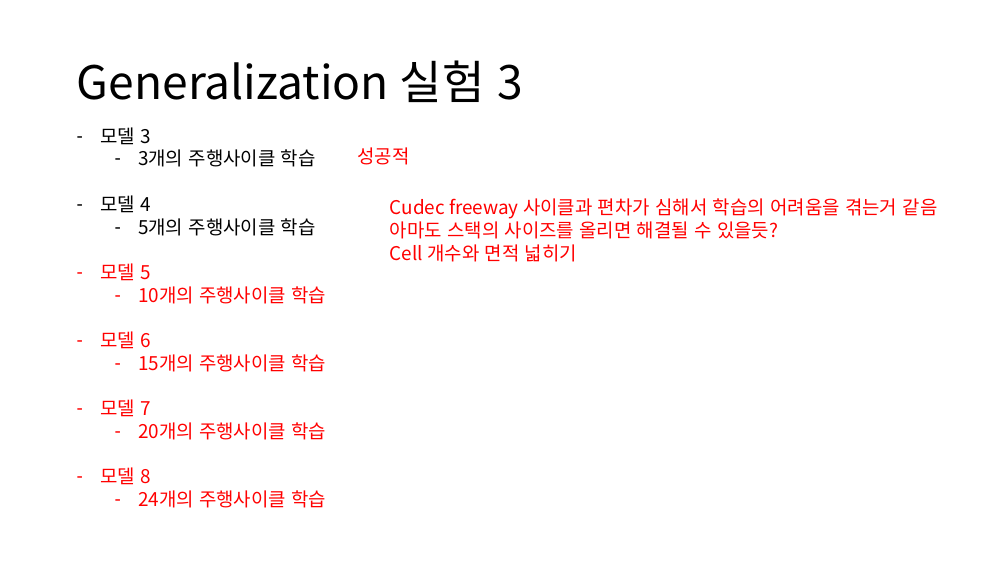
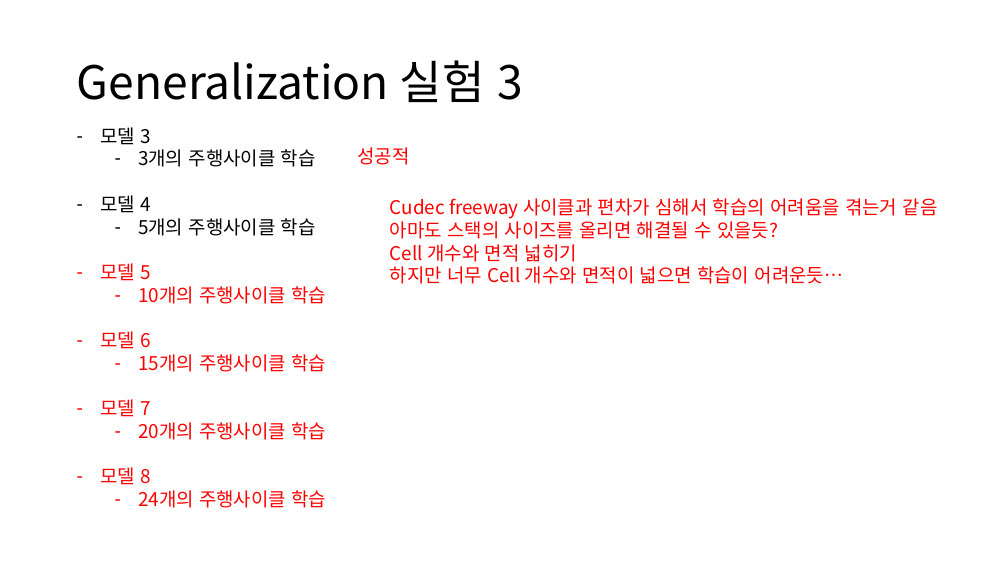
Before and after one commit to zidane89/experiment, a slide deck: slide 47 of 실험정리.pptx. Drawn at 1008x567 pixels with LibreOffice and Linux fonts; fonts in the diff are those of the drawing. Boxes give left, top, right and bottom in pixels: in the first picture for what was removed or moved away, otherwise in the second. Text is boxed around its words. In the diff, an @@ line names an element or a change of style, - is before the commit and + after.

```diff
--- a/실험정리.pptx
+++ b/실험정리.pptx
@@ text at [390,266,843,284]: paragraph added @@
+하지만 너무 Cell 개수와 면적이 넓으면 학습이 어려운듯…
```
Also in this commit, not shown: 1 slide added.
